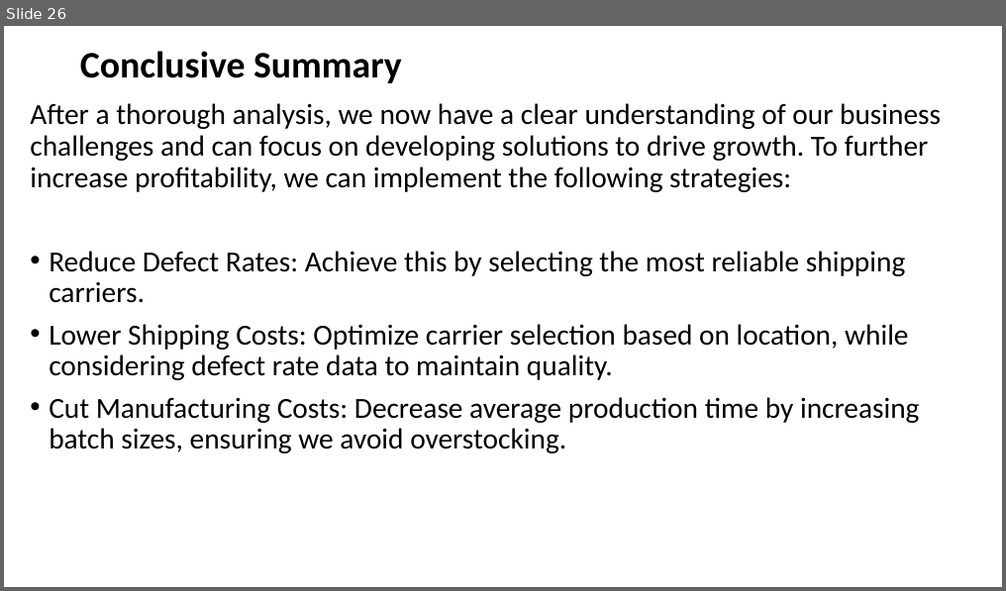
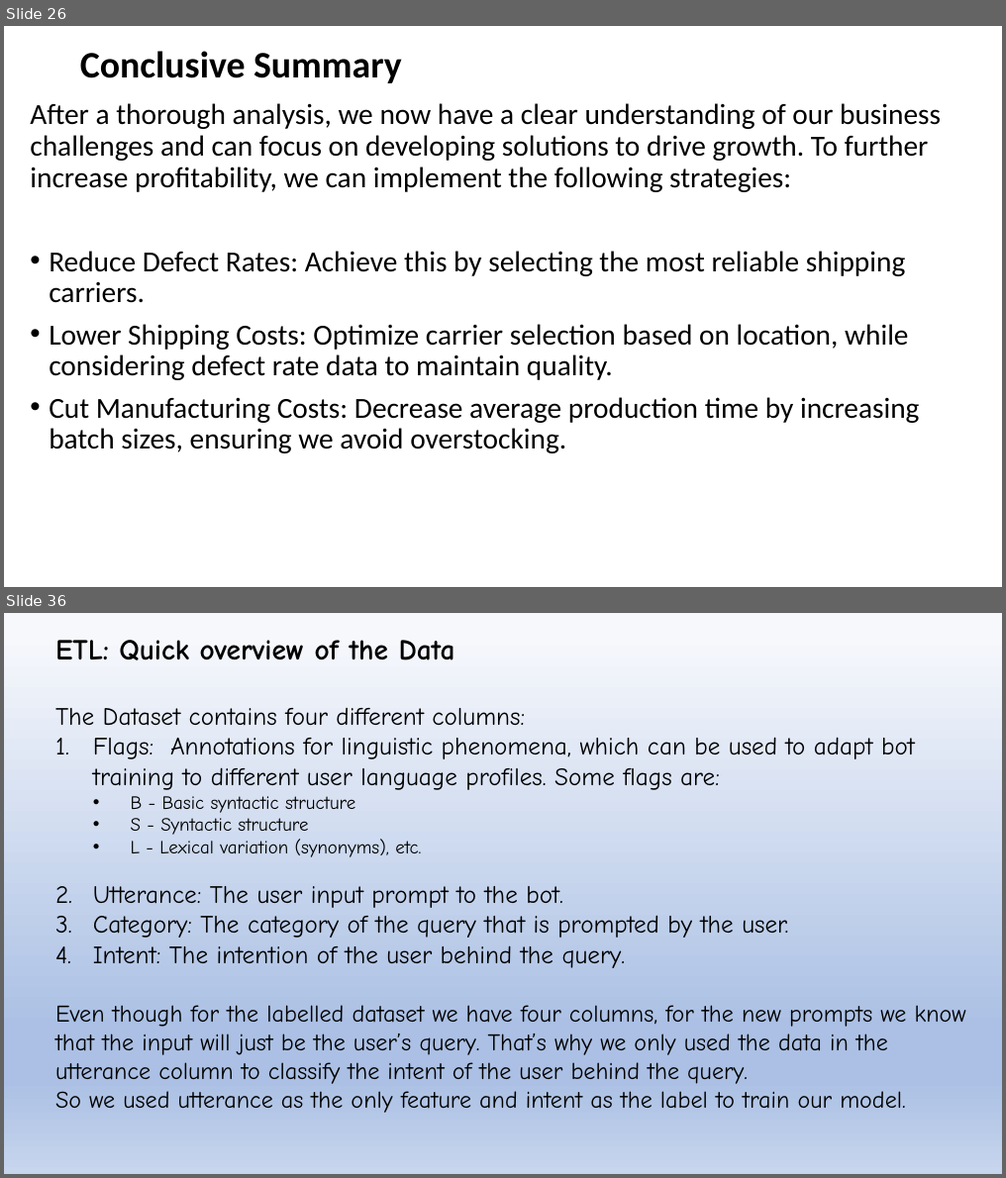
Before and after one commit to Sanket2102/Supply-Chain-Management, a slide deck: Supply Chain Management Presentation.pptx. Shown one above the other, each under a label of ours: slide 26 before the commit, slides 26 and 36 after it; the slides between them are not shown. The pictures are 1006x591 and 1006x1178 pixels, drawn with LibreOffice and Linux fonts; fonts in the diff are those of the drawing; background and template pictures are left out. Boxes give left, top, right and bottom in pixels: in the first picture for what was removed or moved away, otherwise in the second. Text is boxed around its words. In the diff, an @@ line names an element or a change of style, - is before the commit and + after.

```diff
--- a/Supply Chain Management Presentation.pptx
+++ b/Supply Chain Management Presentation.pptx
@@ slide 36 added at (4,613,1002,1174), background gradient #F6F8FC to #ABC0E4 to #C7D5ED @@
@@ text added at (55,640,915,858), 24 pt, text #000000 @@
+ETL: Quick overview of the Data
+The Dataset contains four different columns:
+1. Flags: Annotations for linguistic phenomena, which can be used to adapt bot training to different user language profiles. Some flags are:
+  • B - Basic syntactic structure
+  • S - Syntactic structure
+  • L - Lexical variation (synonyms), etc.
@@ text added at (55,886,966,1113), 23 pt, text #000000 @@
+2. Utterance: The user input prompt to the bot.
+3. Category: The category of the query that is prompted by the user.
+4. Intent: The intention of the user behind the query.
+Even though for the labelled dataset we have four columns, for the new prompts we know that the input will just be the user’s query. That’s why we only used the data in the utterance column to classify the intent of the user behind the query.
+So we used utterance as the only feature and intent as the label to train our model.
```
Also in this commit, not shown: 2 slides changed, 27 other slides added.
